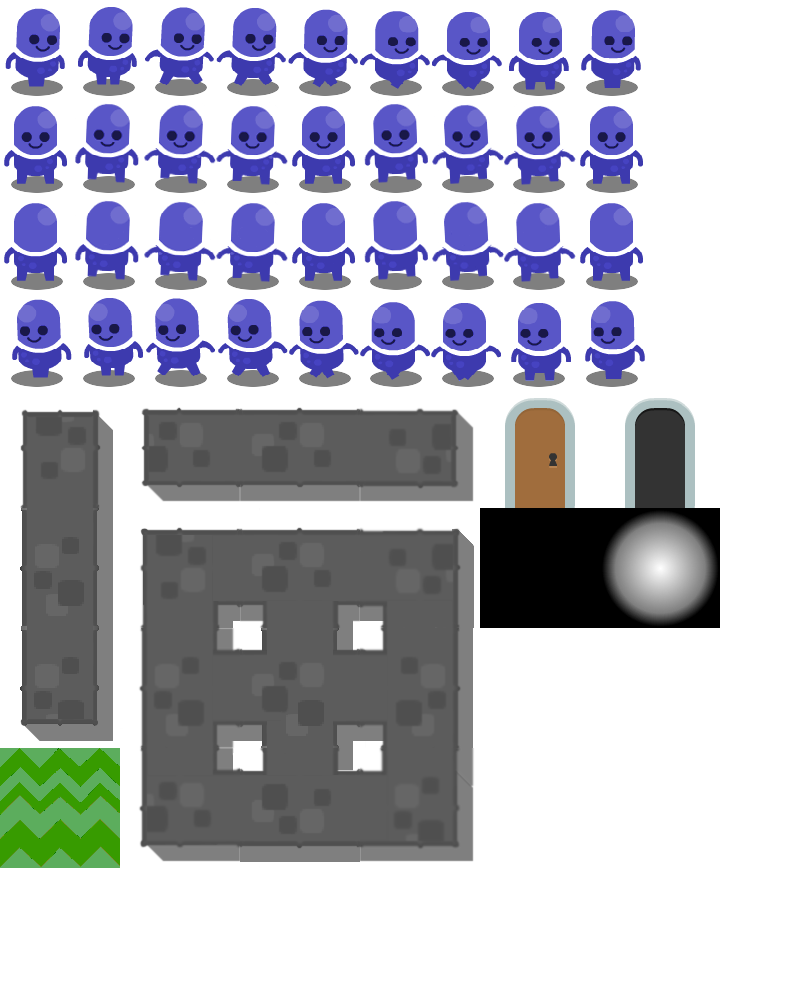
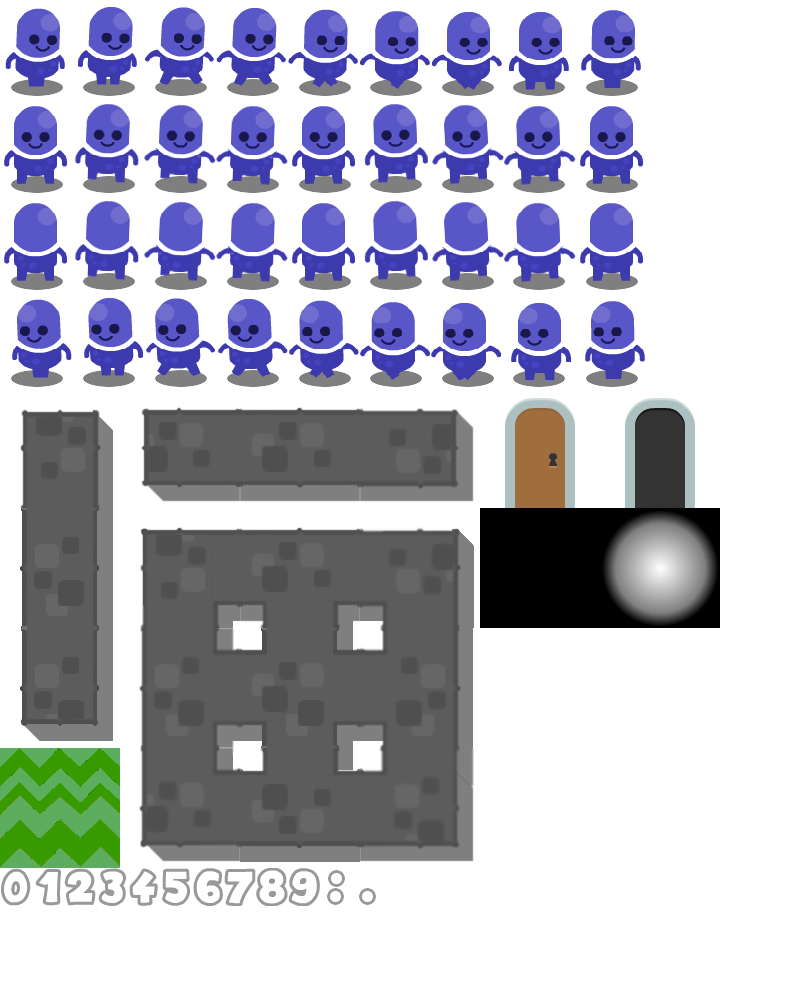
Before/after of a (800, 1000) layered artwork. What changed in the layer stack:
added layer "dot" above "dots" over (x1=359, y1=888, x2=376, y2=905)
added layer "dots" above "hud_9.png" over (x1=327, y1=870, x2=345, y2=905)
added layer "hud_9.png" above "hud_8.png" over (x1=288, y1=868, x2=320, y2=906)
added layer "hud_8.png" above "hud_7.png" over (x1=256, y1=868, x2=288, y2=906)
added layer "hud_7.png" above "hud_6.png" over (x1=224, y1=868, x2=256, y2=906)
added layer "hud_6.png" above "hud_5.png" over (x1=193, y1=868, x2=223, y2=906)
added layer "hud_5.png" above "hud_4.png" over (x1=162, y1=868, x2=190, y2=906)
added layer "hud_4.png" above "hud_3.png" over (x1=129, y1=868, x2=158, y2=906)
added layer "hud_3.png" above "hud_2.png" over (x1=98, y1=868, x2=126, y2=906)
added layer "hud_2.png" above "hud_1.png" over (x1=64, y1=868, x2=96, y2=906)
added layer "hud_1.png" above "hud_0.png" over (x1=35, y1=869, x2=61, y2=906)
added layer "hud_0.png" above "light_circle" over (x1=1, y1=868, x2=31, y2=906)
